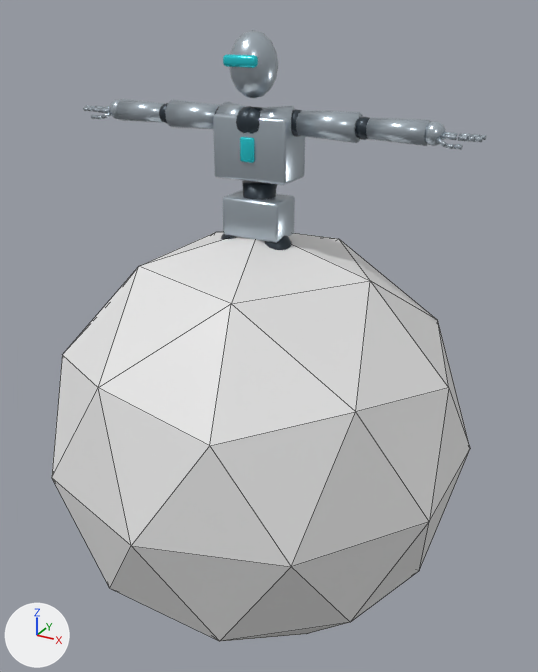
One commit to the glTF model motion-studio/assets/robot.glb: the scene before it, then after it.
Both versions are drawn from a 50 mm lens placed at (1.56, -2.75, 1.88), pointed at (0.02, 0.05, 0.48). Arrows for +X, +Y and +Z are at lower left; the lights stay in place. The first picture is the older version. Mesh edges are drawn as thin lines on the coarser meshes.

The first picture shows 'Public_Robot', 'Public_Robot.001'.
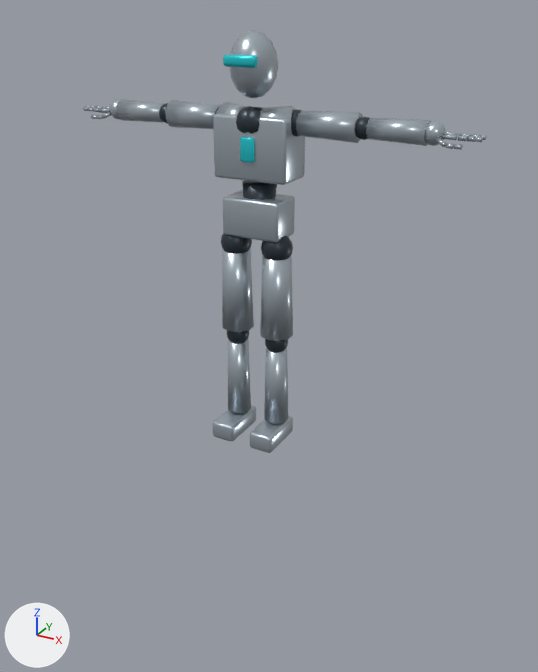
Commit message: Fix robot preview helper geometry

Changed parts and their boxes [x1, y1, x2, y2] in the pictures (538 x 672 px):
'Public_Robot.001', deleted
    before: [52, 232, 470, 641]

Patch to the scene script:
```diff
--- a/motion-studio/assets/robot.glb.py
+++ b/motion-studio/assets/robot.glb.py
@@ ob_public_robot_001 @@
-ob_public_robot_001 = bpy.data.objects.new('Public_Robot.001', me_棱角球_001)
-ob_public_robot_001.location = (0.0, 0.0, 0.0)
```
